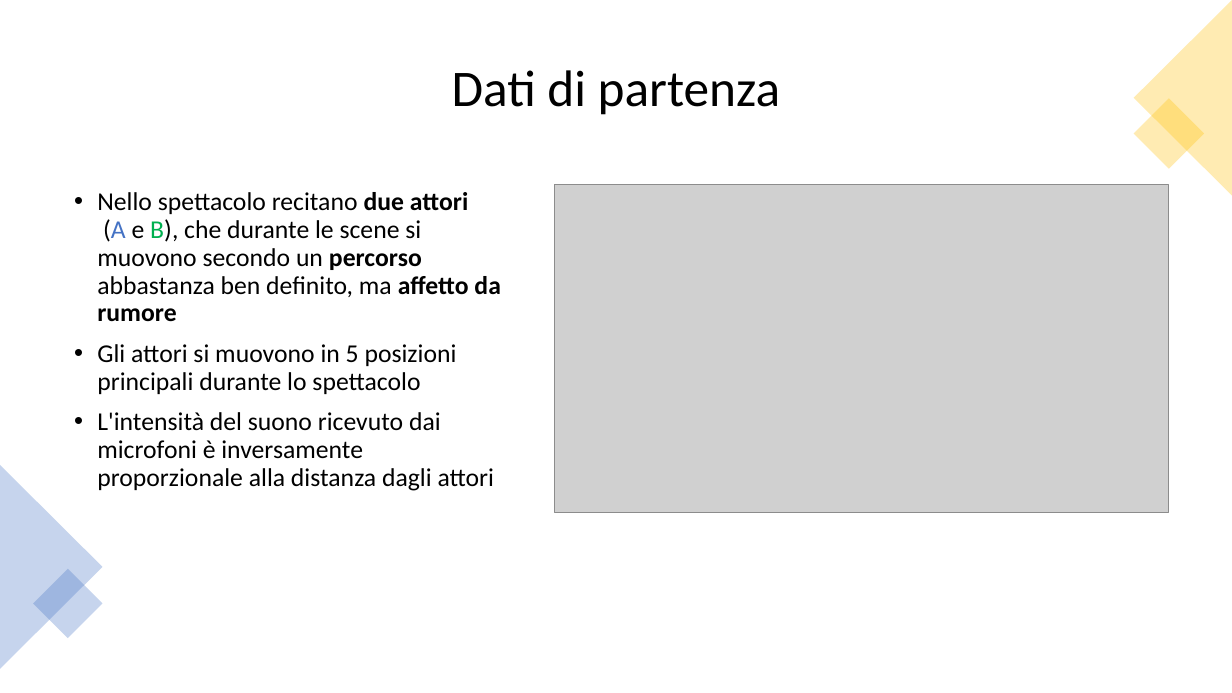
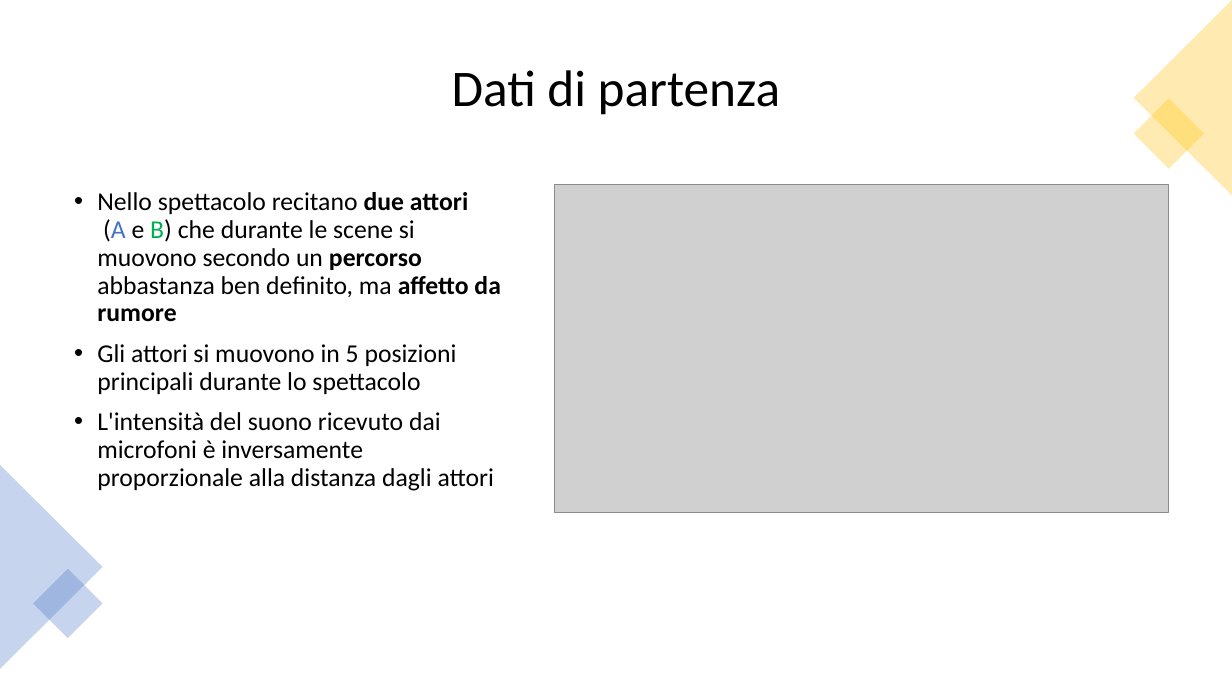
Before and after one commit to af20/mds_decision_making, a slide deck: slide 3 of R/Decision Making slides.pptx. Drawn at 1232x693 pixels with LibreOffice and Linux fonts; fonts in the diff are those of the drawing; grey boxes stand for pictures. Boxes give left, top, right and bottom in pixels: in the first picture for what was removed or moved away, otherwise in the second. Text is boxed around its words. In the diff, an @@ line names an element or a change of style, - is before the commit and + after.

```diff
--- a/R/Decision Making slides.pptx
+++ b/R/Decision Making slides.pptx
@@ text at <box>97,192,500,322</box>: text changed @@
-• Nello spettacolo recitano due attori (A e B), che durante le scene si muovono secondo un percorso abbastanza ben definito, ma affetto da rumore
+• Nello spettacolo recitano due attori (A e B) che durante le scene si muovono secondo un percorso abbastanza ben definito, ma affetto da rumore
```
Also in this commit, not shown: 8 other slides changed.
